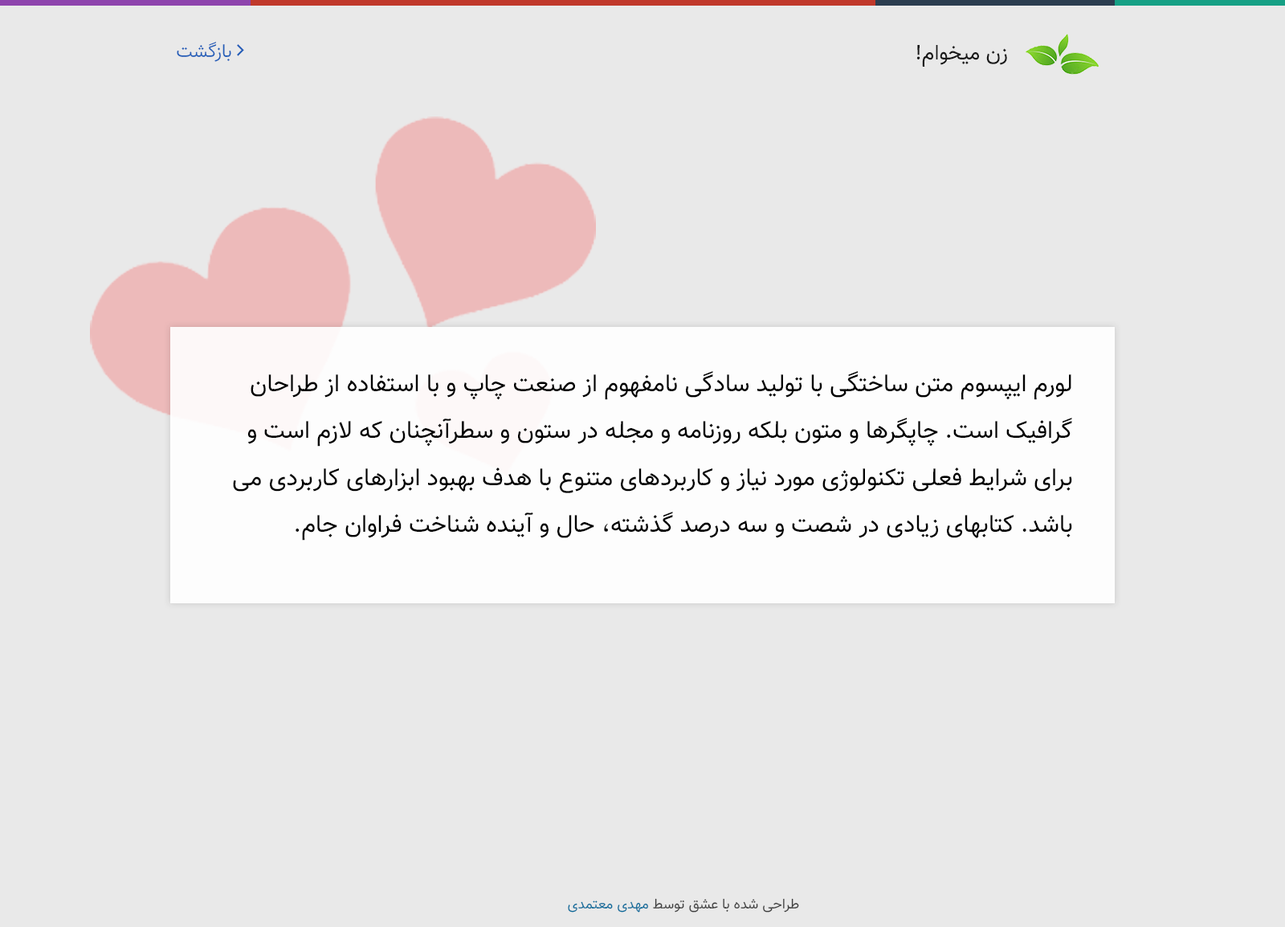
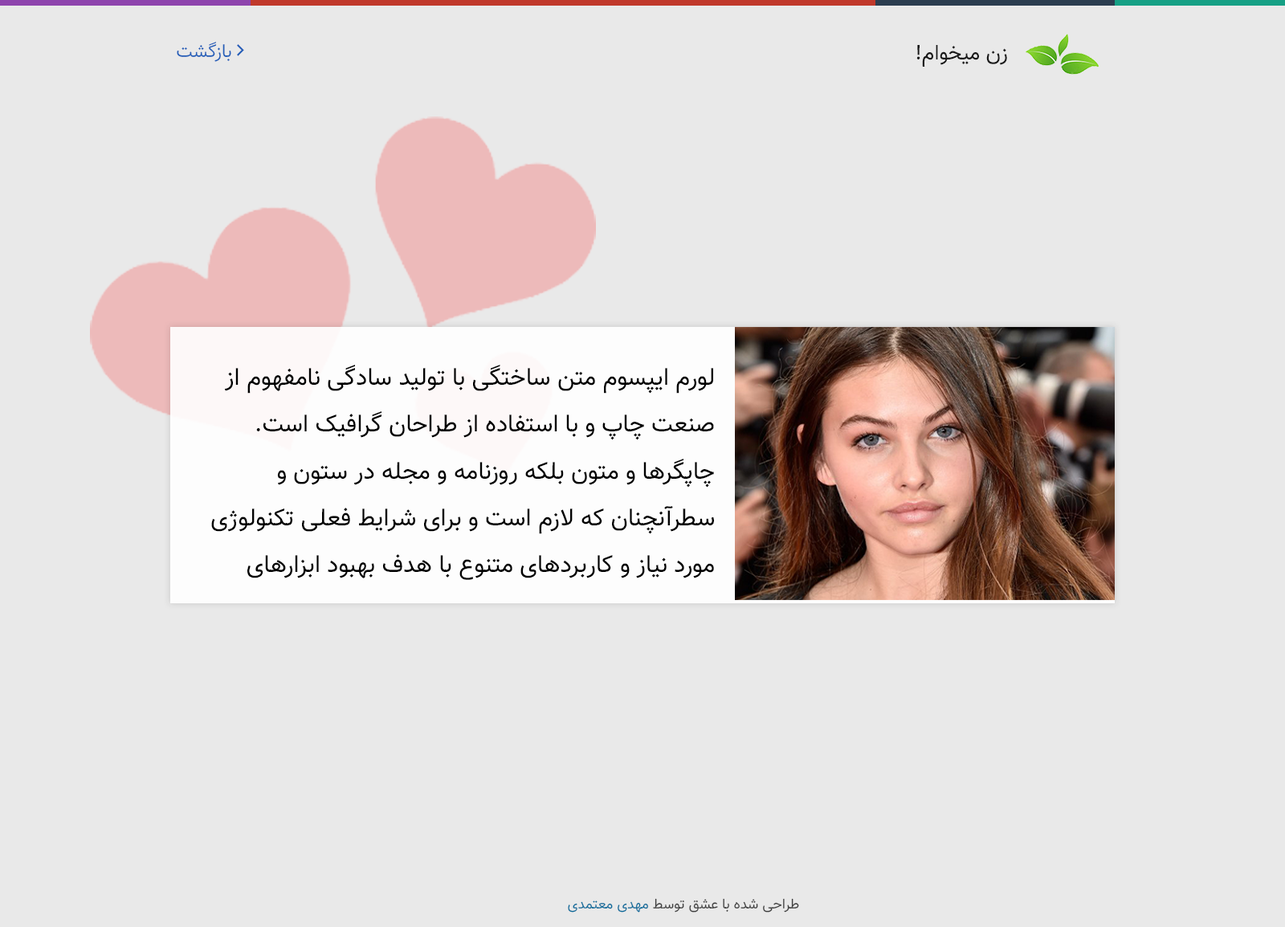
Revision of a layered 1285px x 927px image; what changed, layer by layer:
added layer "intro-1528402847" in group "Dialog" over [734, 326, 1115, 601]
painted on "لورم ایپسوم متن ساختگی با تولید سادگی نامفهوم از صنعت چاپ و با" over [211, 364, 1073, 580]
